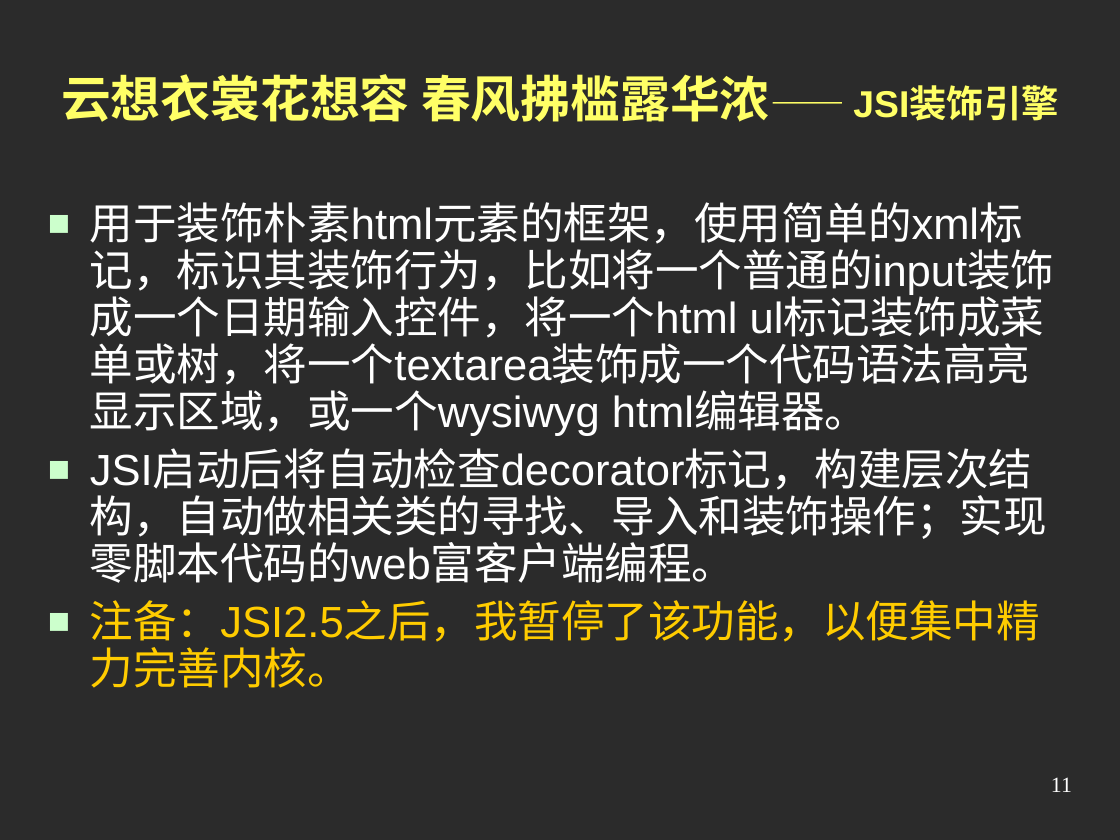
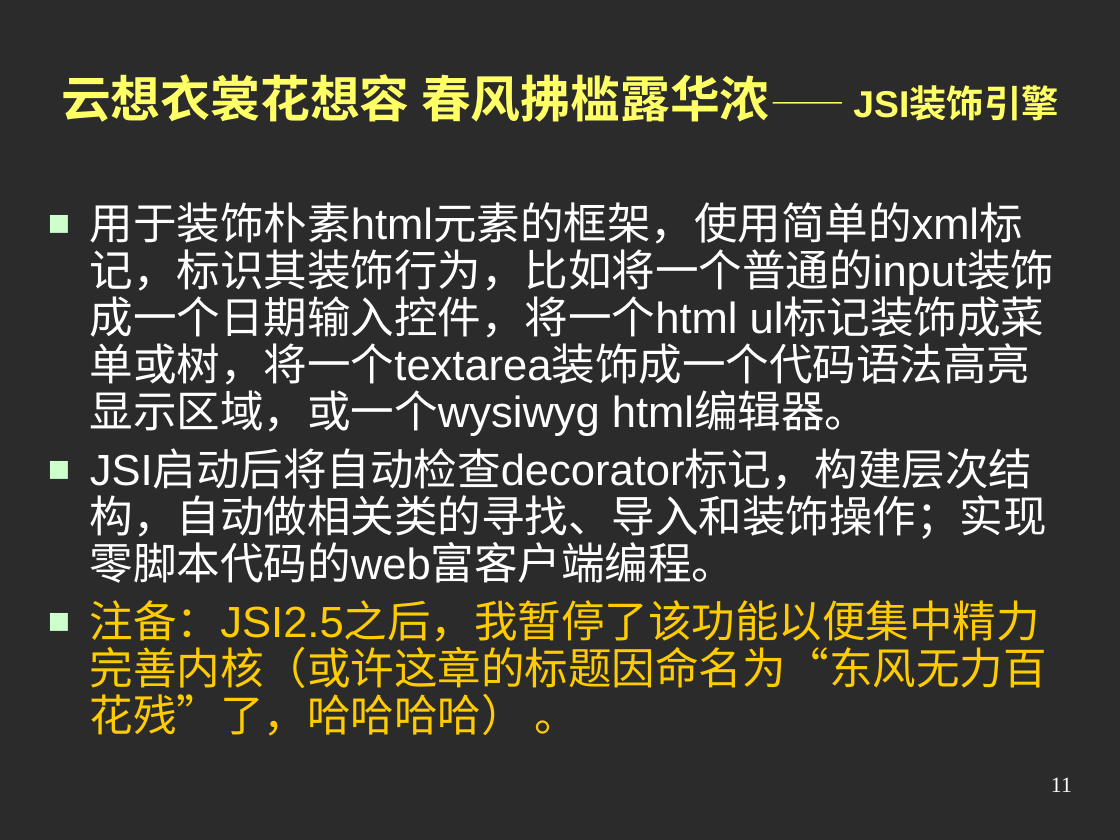
Before and after one commit to austgl/jsi, a slide deck: slide 11 of JSI2/web/doc/Preview2.ppt. Drawn at 1120x840 pixels with LibreOffice and Linux fonts; fonts in the diff are those of the drawing; background and template pictures are left out; a plain dark background stands for a picture behind light text. Boxes give left, top, right and bottom in pixels: in the first picture for what was removed or moved away, otherwise in the second. Text is boxed around its words. In the diff, an @@ line names an element or a change of style, - is before the commit and + after.

```diff
--- a/JSI2/web/doc/Preview2.ppt
+++ b/JSI2/web/doc/Preview2.ppt
@@ text at bbox=[90, 600, 1047, 736]: text changed @@
-■ 注备：JSI2.5之后，我暂停了该功能，以便集中精力完善内核。
+■ 注备：JSI2.5之后，我暂停了该功能以便集中精力完善内核（或许这章的标题因命名为“东风无力百花残”了，哈哈哈哈） 。
```
Also in this commit, not shown: 1 other slide changed, 1 slide added.
